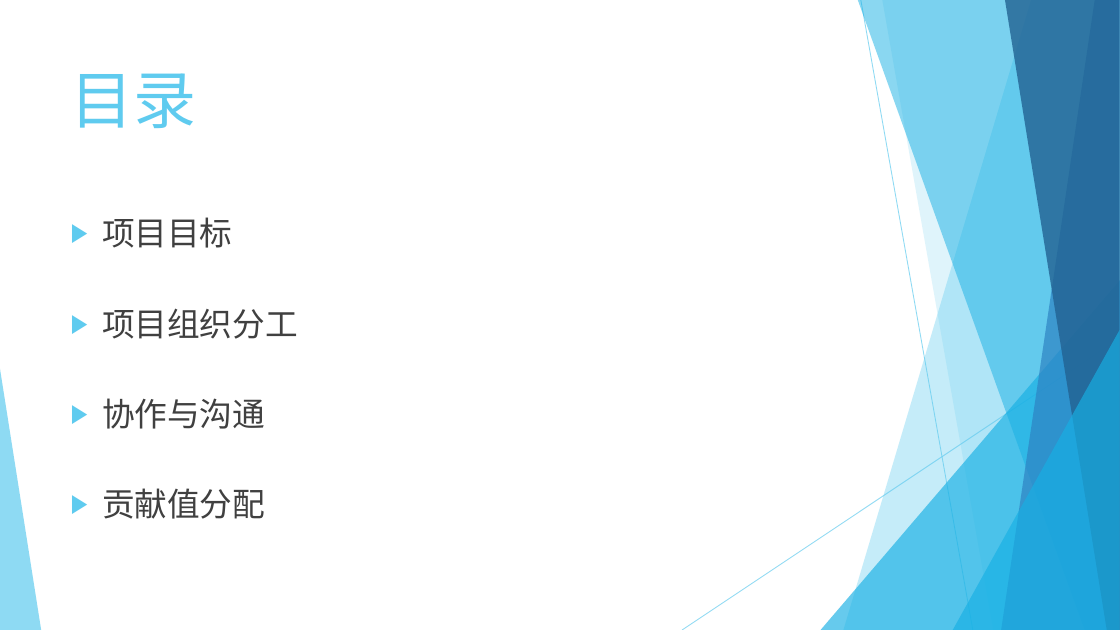
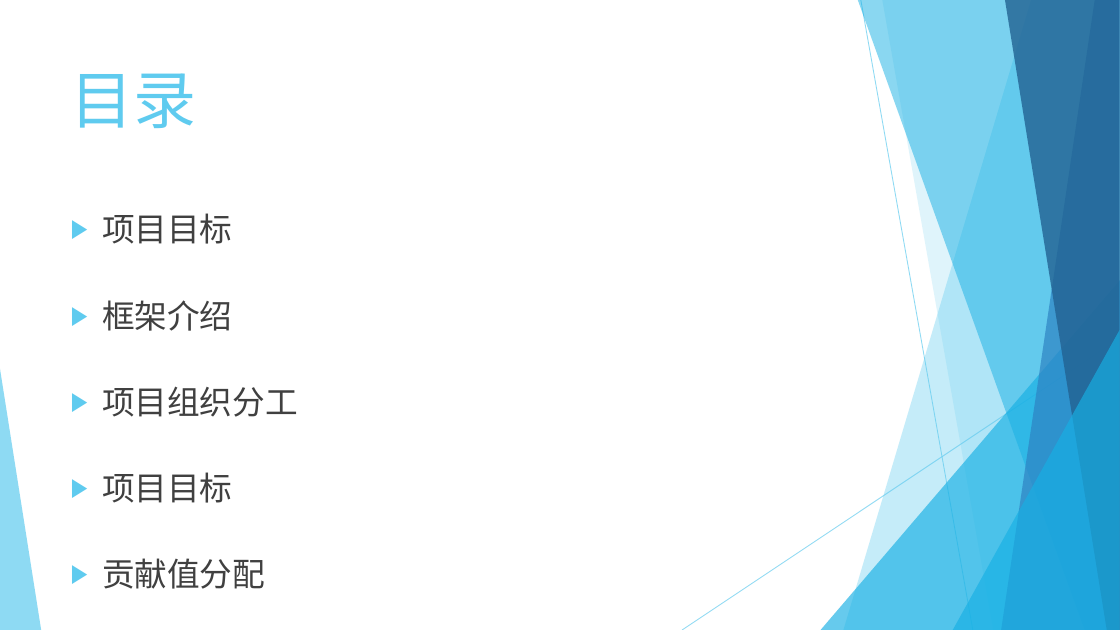
Before and after one commit to bhsei/20_B, a slide deck: slide 2 of 2-幻灯片/第3周-项目计划.pptx. Drawn at 1120x630 pixels with LibreOffice and Linux fonts; fonts in the diff are those of the drawing. Boxes give left, top, right and bottom in pixels: in the first picture for what was removed or moved away, otherwise in the second. Text is boxed around its words. In the diff, an @@ line names an element or a change of style, - is before the commit and + after.

```diff
--- a/2-幻灯片/第3周-项目计划.pptx
+++ b/2-幻灯片/第3周-项目计划.pptx
@@ text at (102,213,298,589): line spacing 2 to 1.9 @@
@@ text at (102,300,233,331): paragraph added @@
+▶ 框架介绍
@@ text at (102,472,233,503): text changed @@
-▶ 协作与沟通
+▶ 项目目标
```
Also in this commit, not shown: 4 other slides changed, 5 slides added, 1 slide removed, 2 other files.
